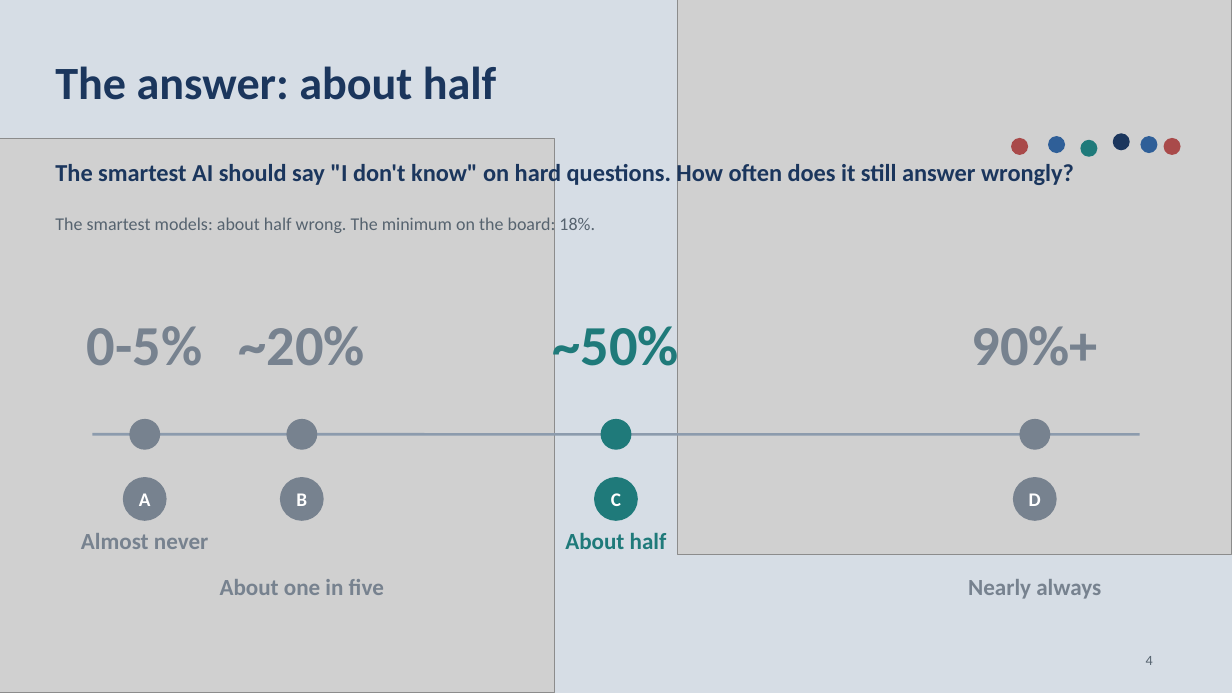
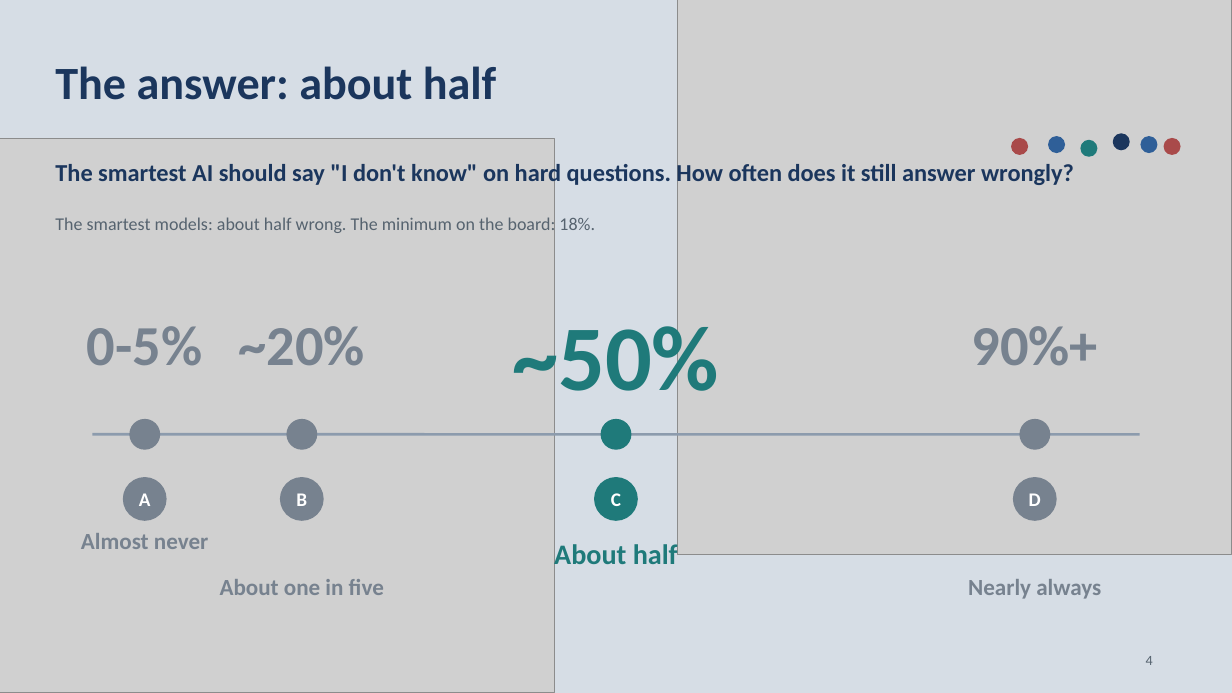
Before and after one commit to neilonthesky/english-presentation, a slide deck: slide 4 of slides/deck.pptx. Drawn at 1232x693 pixels with LibreOffice and Linux fonts; fonts in the diff are those of the drawing; grey boxes stand for pictures. Boxes give left, top, right and bottom in pixels: in the first picture for what was removed or moved away, otherwise in the second. Text is boxed around its words. In the diff, an @@ line names an element or a change of style, - is before the commit and + after.

```diff
--- a/slides/deck.pptx
+++ b/slides/deck.pptx
@@ text "~50%": place and size @@
-text "~50%" at (553, 318, 679, 379)
+text "~50%" at (512, 314, 719, 413)
@@ text "~50%" at (512, 314, 719, 413): size 44 to 72 pt @@
@@ text "About half": place and size @@
-text "About half" at (565, 533, 667, 549)
+text "About half" at (554, 540, 678, 570)
@@ text "About half" at (554, 540, 678, 570): size 18 to 22 pt @@
```
Also in this commit, not shown: 4 other slides changed, 5 other files.
